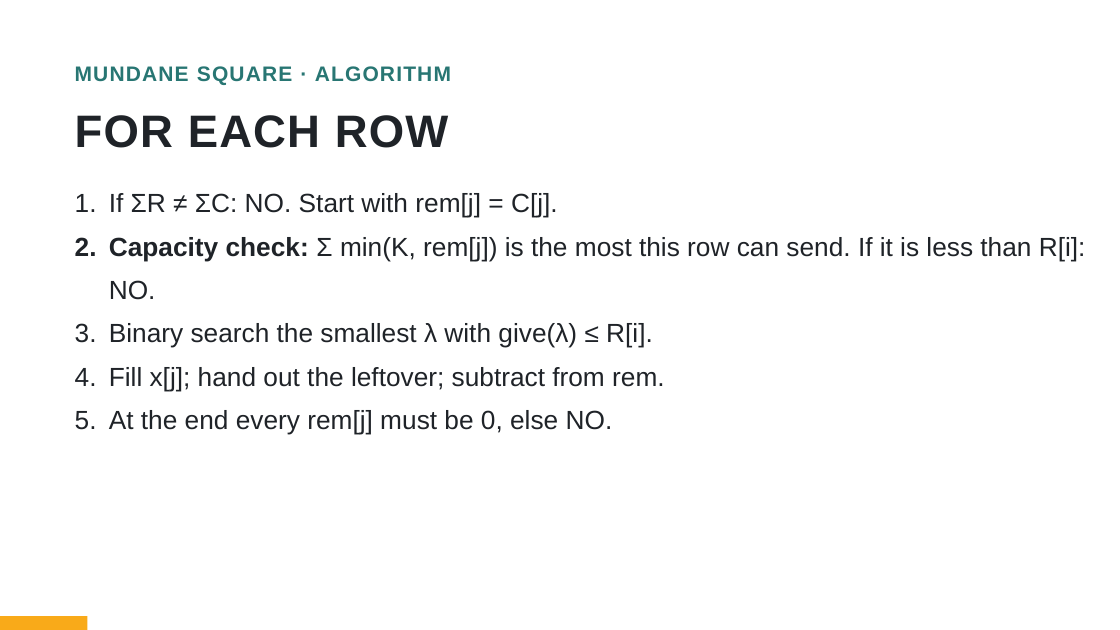
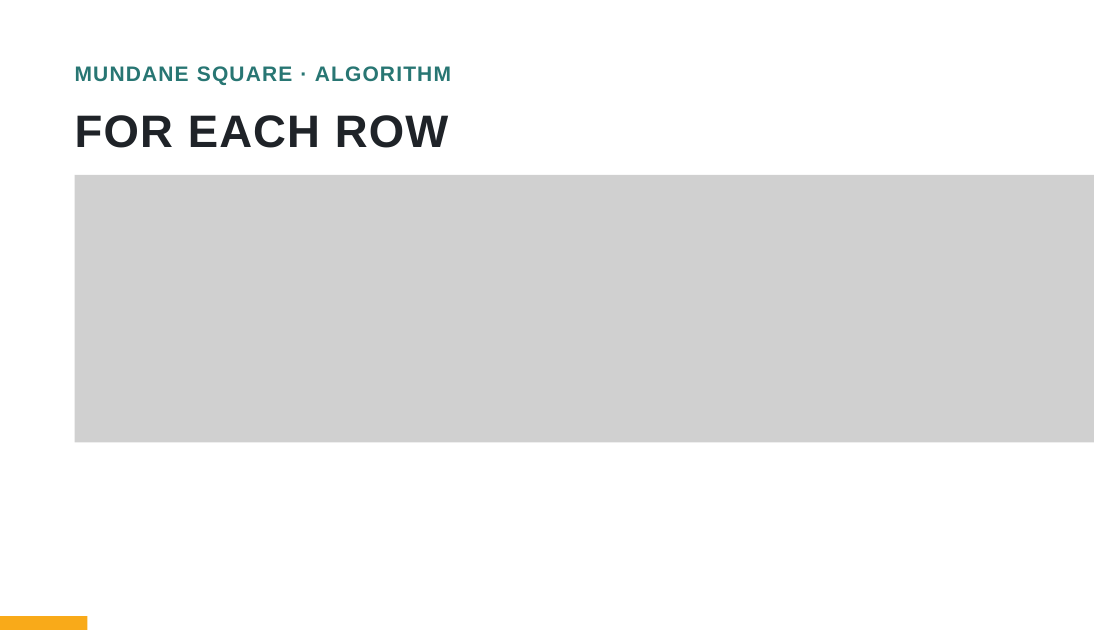
Before and after one commit to bryanbsun/AIO, a slide deck: slide 13 of AIO/P6/AIO High Achievers Camp Session 3 Greedy and the Water Level.pptx. Drawn at 1120x630 pixels with LibreOffice and Linux fonts; fonts in the diff are those of the drawing; grey boxes stand for pictures. Boxes give left, top, right and bottom in pixels: in the first picture for what was removed or moved away, otherwise in the second. Text is boxed around its words. In the diff, an @@ line names an element or a change of style, - is before the commit and + after.

```diff
--- a/AIO/P6/AIO High Achievers Camp Session 3 Greedy and the Water Level.pptx
+++ b/AIO/P6/AIO High Achievers Camp Session 3 Greedy and the Water Level.pptx
@@ picture added at (x1=75, y1=175, x2=1094, y2=443) @@
@@ text removed at (x1=109, y1=193, x2=1086, y2=435) @@
-1. If ΣR ≠ ΣC: NO. Start with rem[j] = C[j].
-2. Capacity check: Σ min(K, rem[j]) is the most this row can send. If it is less than R[i]: NO.
-3. Binary search the smallest λ with give(λ) ≤ R[i].
-4. Fill x[j]; hand out the leftover; subtract from rem.
-5. At the end every rem[j] must be 0, else NO.
```
Also in this commit, not shown: 34 other slides changed, 3 other files.
